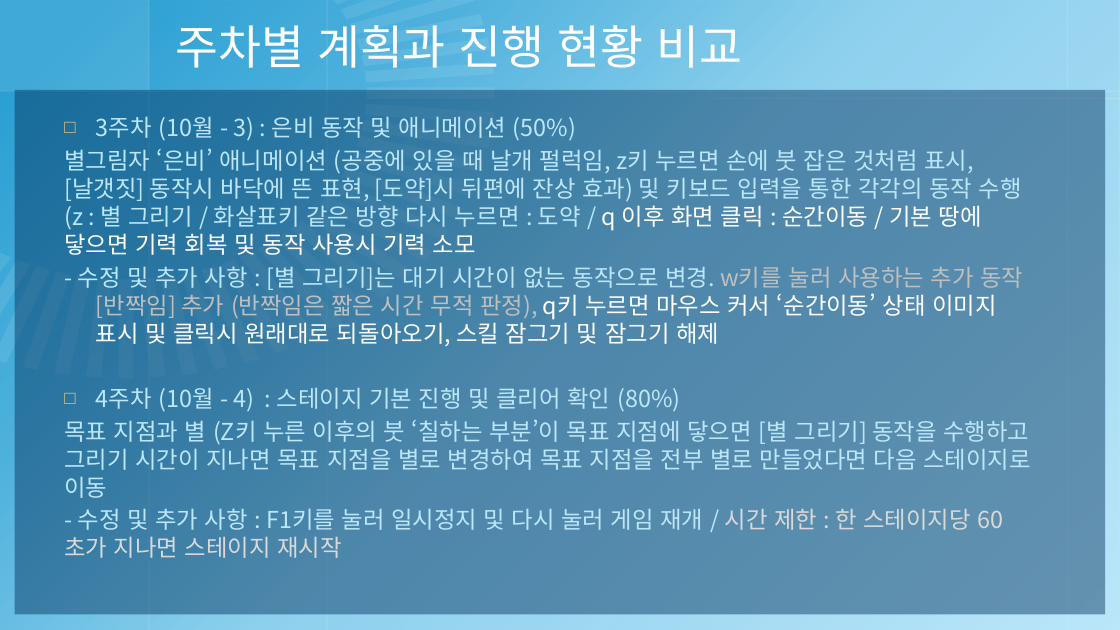
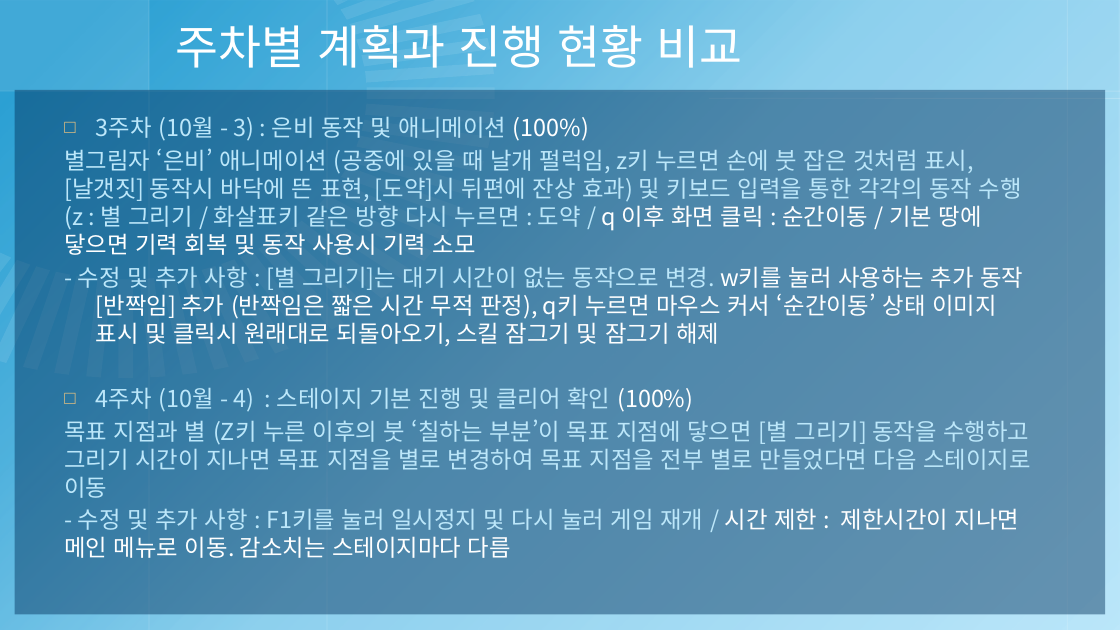
Before and after one commit to pb-wandu/2018180040_2DGP_PROJECT, a slide deck: slide 3 of 2018180040 - 2DGP 3차 발표 프레젠테이션.pptx. Drawn at 1120x630 pixels with LibreOffice and Linux fonts; fonts in the diff are those of the drawing; background and template pictures are left out. Boxes give left, top, right and bottom in pixels: in the first picture for what was removed or moved away, otherwise in the second. Text is boxed around its words. In the diff, an @@ line names an element or a change of style, - is before the commit and + after.

Commit message:
w키 '반짝임' 기술 + 정보 메뉴 내용 추가
w키로 '반짝임' (일시 무적) 기술 사용 가능, 사용중에는 장애물에 닿아도 체력이 깎이지 않습니다. / 메인메뉴로 돌아와도 마우스 표시가 안 되는 오류 수정 / 시작 메뉴 그래픽 향상 / 정보 메뉴 세부사항 기록

```diff
--- a/2018180040 - 2DGP 3차 발표 프레젠테이션.pptx
+++ b/2018180040 - 2DGP 3차 발표 프레젠테이션.pptx
@@ text at box(96, 116, 589, 141): text changed @@
-□ 3주차 (10월 - 3) : 은비 동작 및 애니메이션 (50%)
+□ 3주차 (10월 - 3) : 은비 동작 및 애니메이션 (100%)
@@ text at box(78, 266, 1023, 346): text colour #BFBFBF to #FFFFFF in "w키를 눌러 사용하는 추가 동작 [반짝임] 추가 ..." @@
@@ text at box(96, 387, 693, 412): text changed @@
-□ 4주차 (10월 - 4) : 스테이지 기본 진행 및 클리어 확인 (80%)
+□ 4주차 (10월 - 4) : 스테이지 기본 진행 및 클리어 확인 (100%)
@@ text at box(64, 508, 1019, 558): text changed; text colour #BCE7FA to #FFFFFF @@
-- 수정 및 추가 사항 : F1키를 눌러 일시정지 및 다시 눌러 게임 재개 / 시간 제한 : 한 스테이지당 60초가 지나면 스테이지 재시작
+- 수정 및 추가 사항 : F1키를 눌러 일시정지 및 다시 눌러 게임 재개 / 시간 제한 : 제한시간이 지나면 메인 메뉴로 이동. 감소치는 스테이지마다 다름
```
Also in this commit, not shown: 3 other slides changed, 11 other files.
